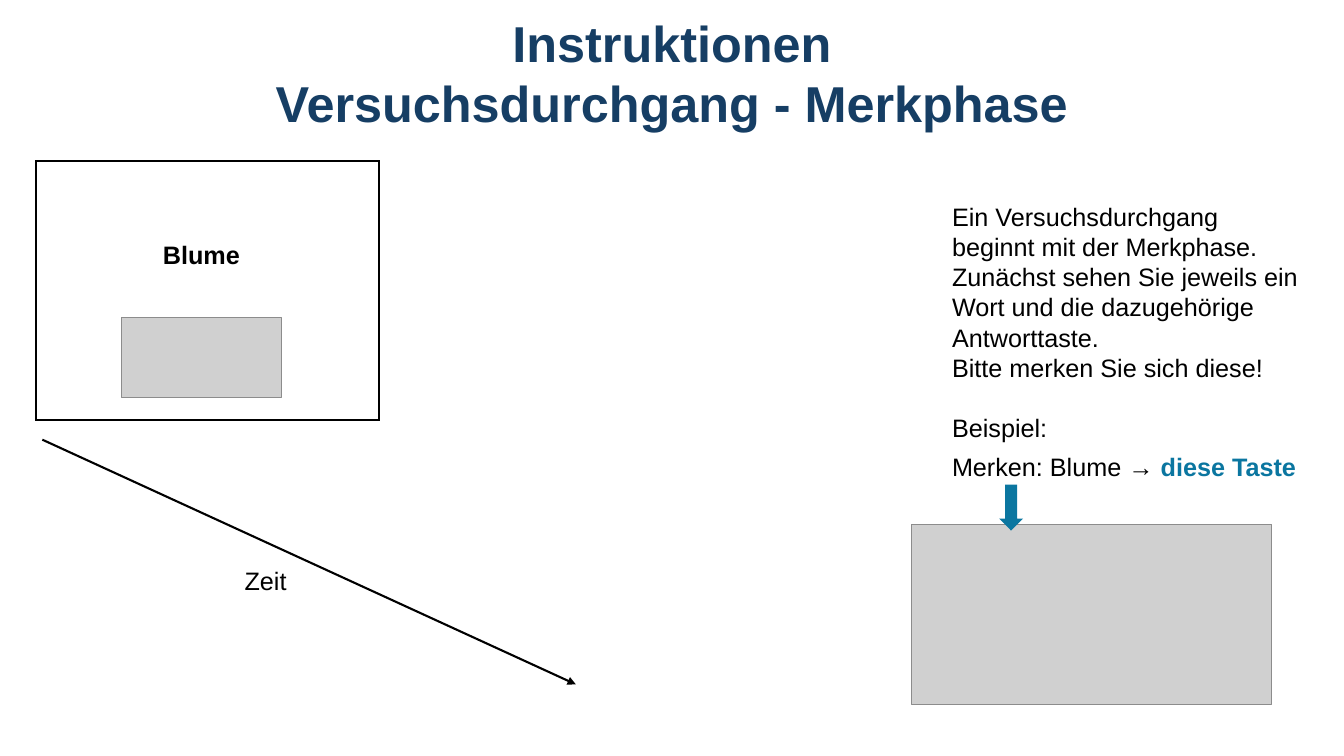
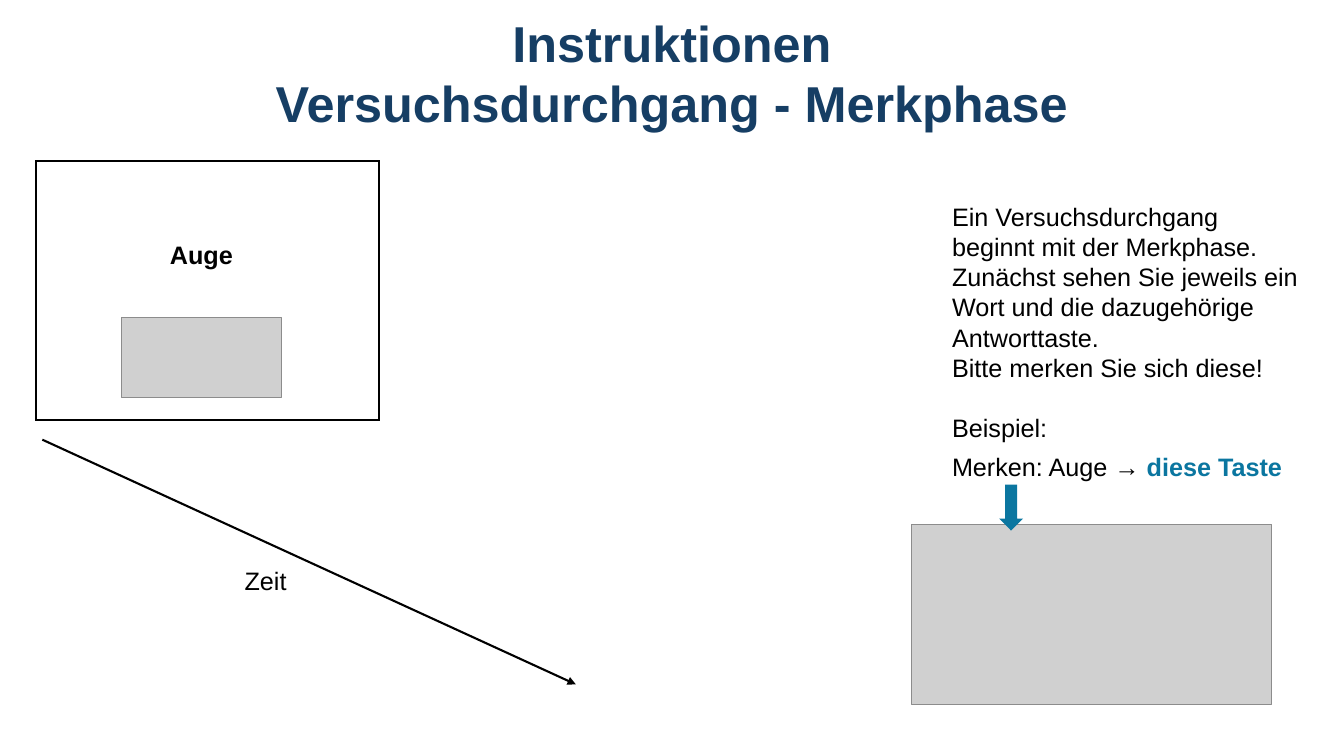
Before and after one commit to GidonFrischkorn/Ambizione-IndividualDifferencesStudy, a slide deck: slide 3 of tasks/word-response-binding-verbal/instructions_word_response_binding_visual.pptx. Drawn at 1344x756 pixels with LibreOffice and Linux fonts; fonts in the diff are those of the drawing; grey boxes stand for pictures. Boxes give left, top, right and bottom in pixels: in the first picture for what was removed or moved away, otherwise in the second. Text is boxed around its words. In the diff, an @@ line names an element or a change of style, - is before the commit and + after.

```diff
--- a/tasks/word-response-binding-verbal/instructions_word_response_binding_visual.pptx
+++ b/tasks/word-response-binding-verbal/instructions_word_response_binding_visual.pptx
@@ text at bbox=[170, 246, 233, 270]: text changed @@
-Blume
+Auge
@@ text at bbox=[952, 457, 1282, 482]: text changed @@
-Merken: Blume → diese Taste
+Merken: Auge → diese Taste
```
Also in this commit, not shown: 4 other slides changed, 9 other files.
